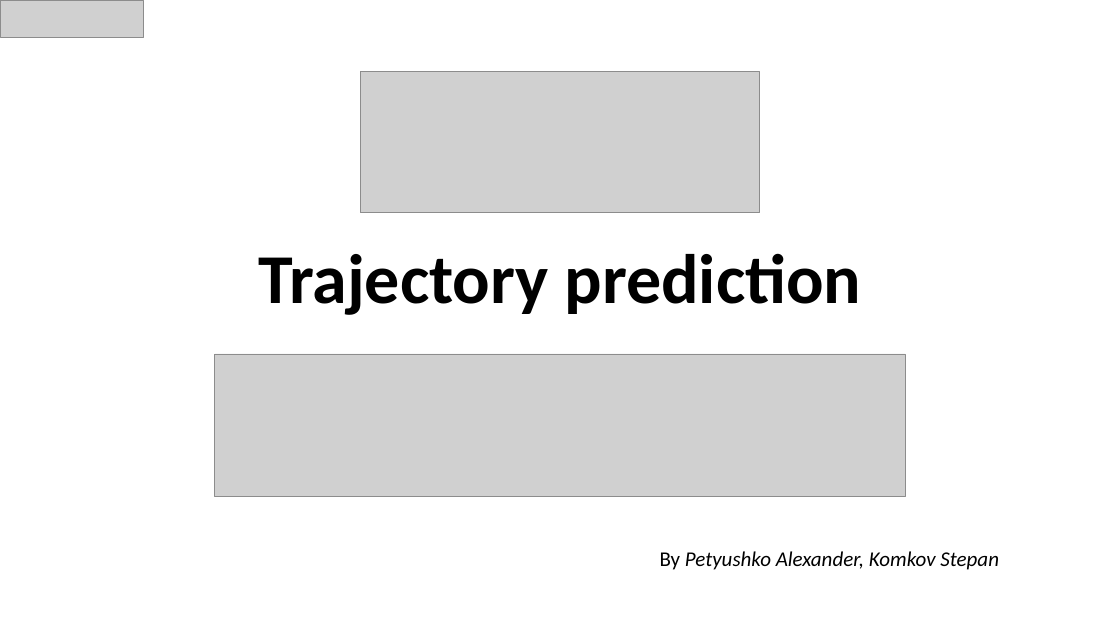
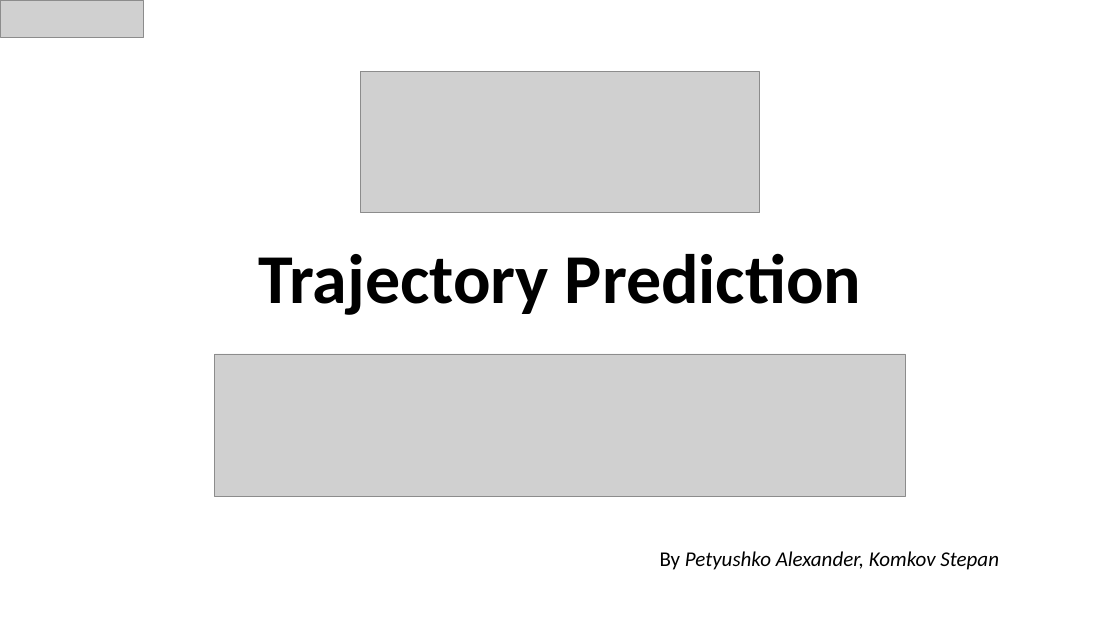
Before and after one commit to papermsucode/sirius2021tp, a slide deck: slide 1 of Presentations/Sirius_TP.pptx. Drawn at 1120x630 pixels with LibreOffice and Linux fonts; fonts in the diff are those of the drawing; grey boxes stand for pictures. Boxes give left, top, right and bottom in pixels: in the first picture for what was removed or moved away, otherwise in the second. Text is boxed around its words. In the diff, an @@ line names an element or a change of style, - is before the commit and + after.

```diff
--- a/Presentations/Sirius_TP.pptx
+++ b/Presentations/Sirius_TP.pptx
@@ title at [258, 253, 862, 315]: text changed @@
-Trajectory prediction
+Trajectory Prediction
```
Also in this commit, not shown: 10 other slides changed, 6 slides added, 1 slide removed.
